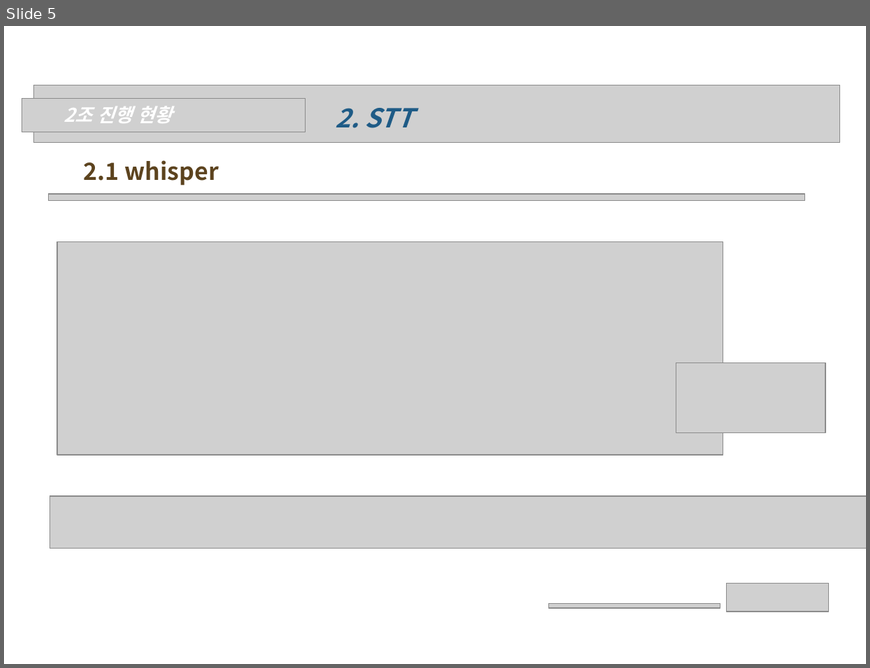
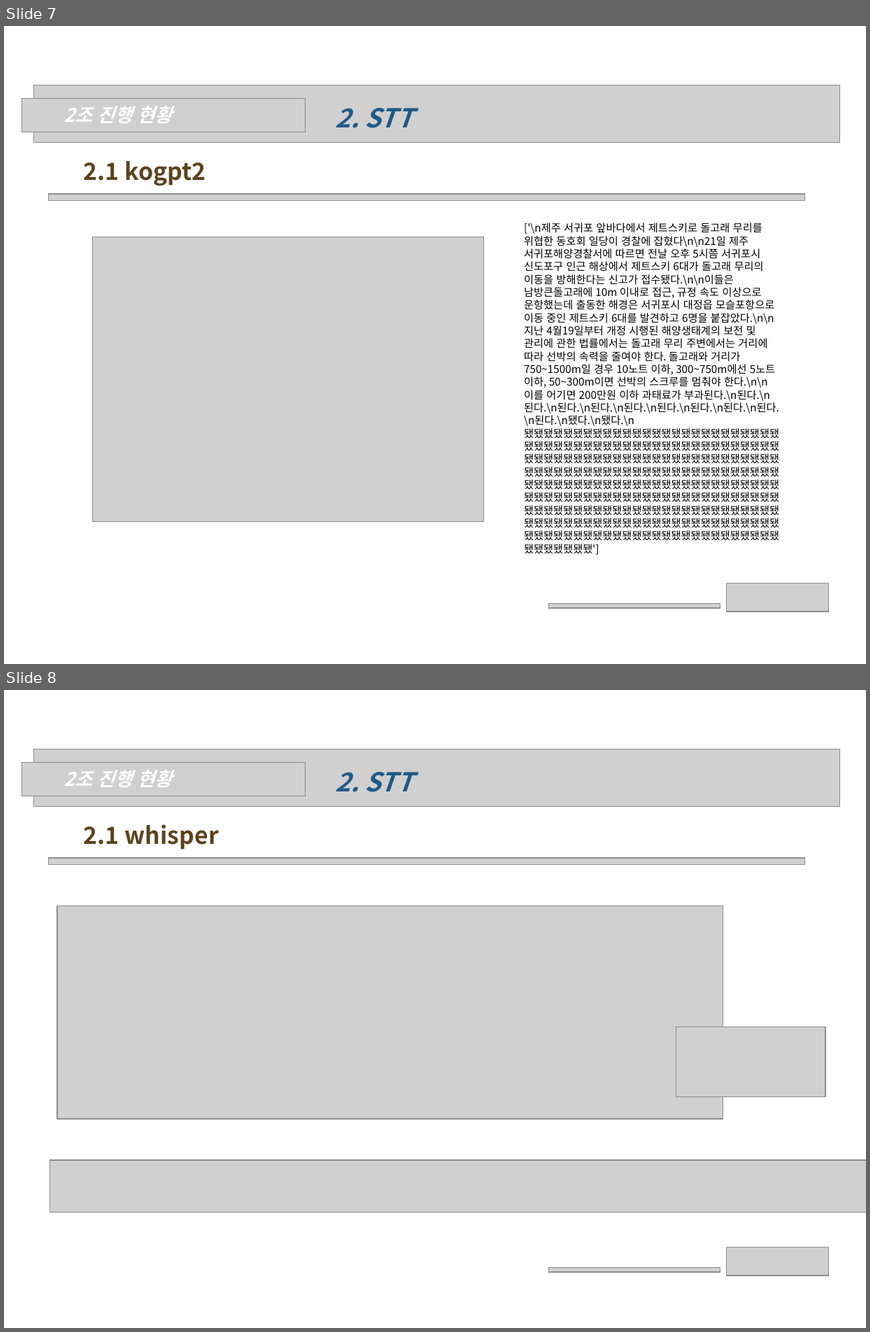
Before and after one commit to wonchul98/audio-to-summary, a slide deck: ppt/0522_2조_나현희_신원철.pptx. Shown one above the other, each under a label of ours: slide 5 before the commit, slides 7 and 8 after it. The pictures are 870x668 and 870x1332 pixels, drawn with LibreOffice and Linux fonts; fonts in the diff are those of the drawing; grey boxes stand for pictures; background and template pictures are left out. Boxes give left, top, right and bottom in pixels: in the first picture for what was removed or moved away, otherwise in the second. Text is boxed around its words. In the diff, an @@ line names an element or a change of style, - is before the commit and + after.

Commit message:
0522

```diff
--- a/ppt/0522_2조_나현희_신원철.pptx
+++ b/ppt/0522_2조_나현희_신원철.pptx
@@ slide 7 added at (4,26,866,664), background picture (left out) @@
@@ picture added at (34,85,840,142) @@
@@ picture added at (22,99,305,132) @@
@@ text added at (63,106,173,123), 16 pt, text #FFFFFF, bold, italic @@
+2조 진행 현황
@@ text added at (335,108,414,128), 22 pt, text #1E5B86, bold, italic @@
+2. STT
@@ text added at (84,161,206,186), 20 pt, text #5C431E, bold @@
+2.1 kogpt2
@@ picture added at (48,194,805,201) @@
@@ text added at (524,223,780,426), 9 pt, text #000000 @@
+['\n제주 서귀포 앞바다에서 제트스키로 돌고래 무리를 위협한 동호회 일당이 경찰에 잡혔다\n\n21일 제주 서귀포해양경찰서에 따르면 전날 오후 5시쯤 서귀포시 신도포구 인근 해상에서 제트스키 6대가 돌고래 무리의 이동을 방해한다는 신고가 접수됐다.\n\n이들은 남방큰돌고래에 10m 이내로 접근, 규정 속도 이상으로 운항했는데 출동한 해경은 서귀포시 대정읍 모슬포항으로 이동 중인 제트스키 6대를 발견하고 6명을 붙잡았다.\n\n지난 4월19일부터 개정 시행된 해양생태계의 보전 및 관리에 관한 법률에서는 돌고래 무리 주변에서는 거리에 따라 선박의 속력을 줄여야 한다. 돌고래와 거리가 750~1500m일 경우 10노트 이하, 300~750m에선 5노트 이하, 50~300m이면 선박의 스크루를 멈춰야 한다.\n\n이를 어기면 200만원 이하 과태료가 부과된다.\n된다.\n된다.\n된다.\n된다.\n된다.\n된다.\n된다.\n된다.\n된다.\n된다.\n됐다.\n됐다.\n됐됐됐됐됐됐됐됐됐됐됐됐됐됐됐됐됐됐됐됐됐됐됐됐됐됐됐됐됐됐됐됐됐됐됐됐됐됐됐됐됐됐됐됐됐됐됐됐됐됐됐됐됐됐됐됐됐됐됐됐됐됐됐됐됐됐됐됐됐됐됐됐됐됐됐됐됐됐됐됐됐됐됐됐됐됐됐됐됐됐됐됐됐됐됐됐됐됐됐됐됐됐됐됐됐됐됐됐됐됐됐됐됐됐됐됐됐됐됐됐됐됐됐됐됐됐됐됐됐됐됐됐됐됐됐됐됐됐됐됐됐됐됐됐됐됐됐됐됐됐됐됐됐됐됐됐됐됐됐됐됐됐됐됐됐됐됐됐됐됐됐됐됐됐됐됐됐됐됐됐됐됐됐됐됐됐됐됐됐됐됐됐됐됐됐됐됐됐됐됐됐됐됐됐됐됐됐됐됐됐됐됐됐됐됐됐됐됐됐됐됐됐됐됐됐됐됐됐됐됐됐됐됐됐됐됐됐됐됐됐됐']
@@ picture added at (93,237,484,522) @@
@@ picture added at (726,583,829,611) @@
@@ picture added at (549,604,721,608) @@
@@ what was slide 5 is now slide 8 @@
```
Also in this commit, not shown: 2 other slides added.
